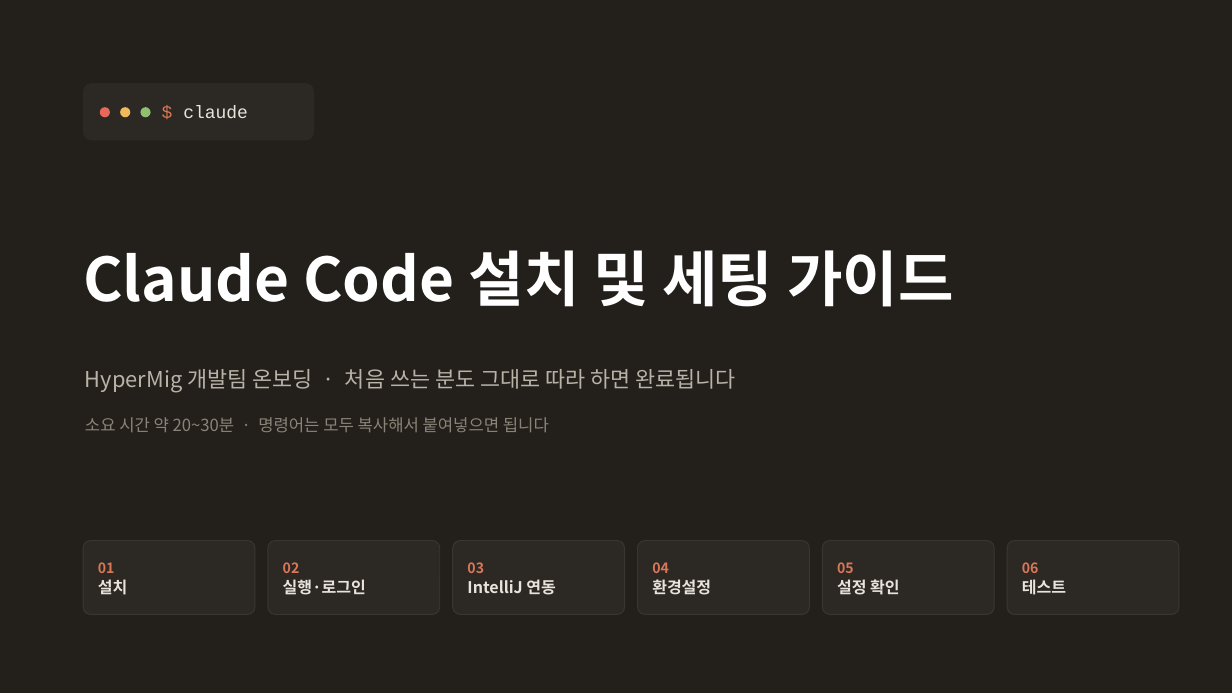
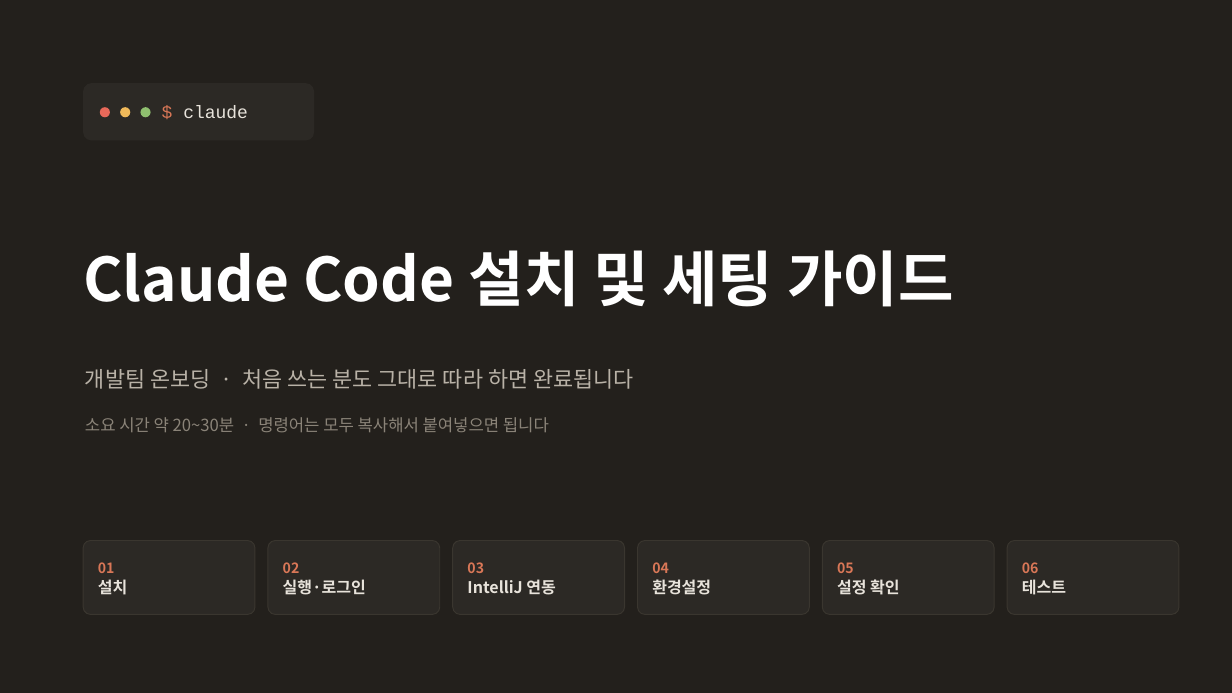
Before and after one commit to 313DEVGRP/Java-Service-Tree-Framework, a slide deck: slide 1 of Claude-Sub-Agent.pptx. Drawn at 1232x693 pixels with LibreOffice and Linux fonts; fonts in the diff are those of the drawing. Boxes give left, top, right and bottom in pixels: in the first picture for what was removed or moved away, otherwise in the second. Text is boxed around its words. In the diff, an @@ line names an element or a change of style, - is before the commit and + after.

```diff
--- a/Claude-Sub-Agent.pptx
+++ b/Claude-Sub-Agent.pptx
@@ text at (85,369,633,389): text changed @@
-HyperMig 개발팀 온보딩 · 처음 쓰는 분도 그대로 따라 하면 완료됩니다
+개발팀 온보딩 · 처음 쓰는 분도 그대로 따라 하면 완료됩니다
```
Also in this commit, not shown: 2 other files.
